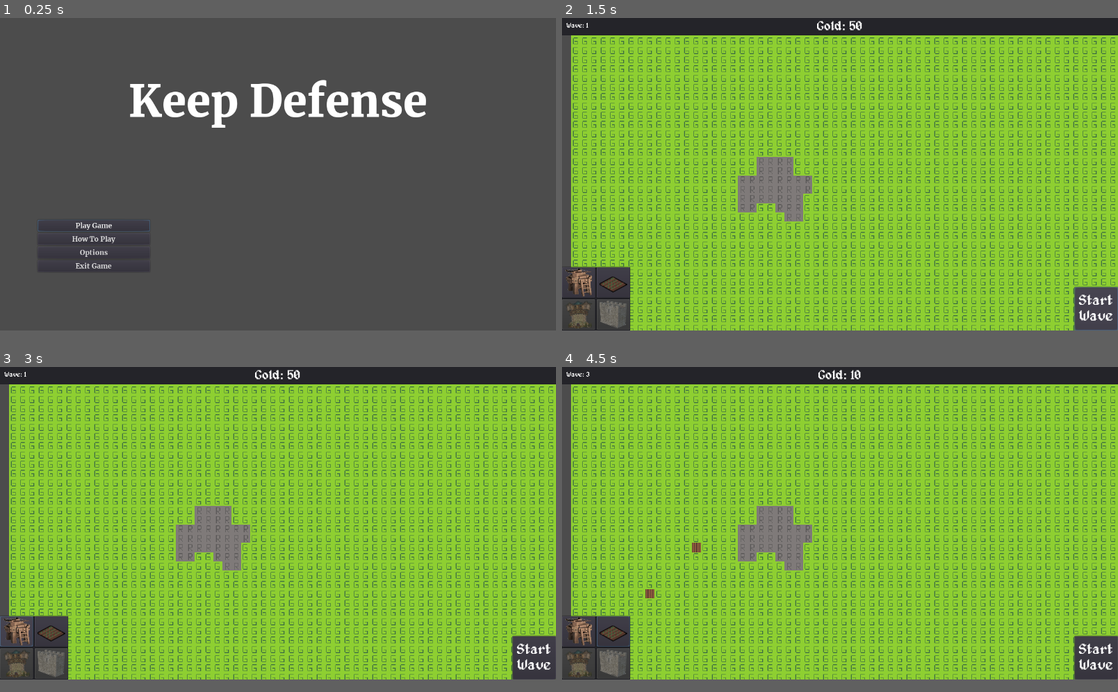
Above: before the commit, frames 1-4 (two rows, left to right).
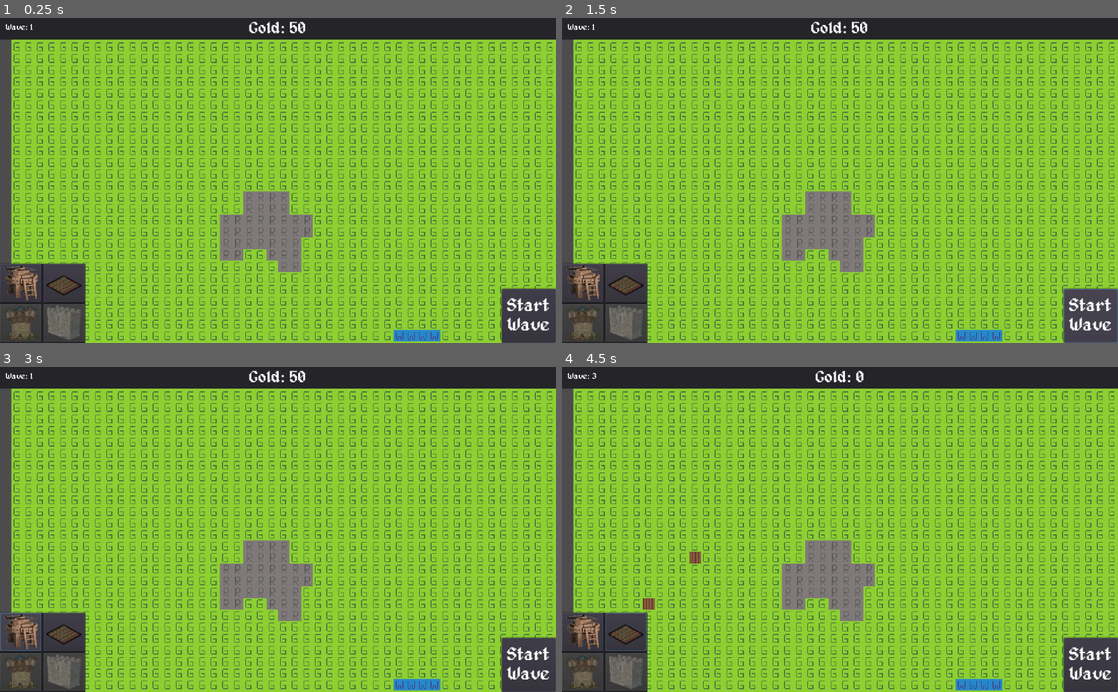
Above: after the commit, the same moments.

Repository: Joshua5437/Game-3
Game: Godot game, scene res://mainScene.tscn
The game is run twice, just before and just after one commit, with the same random seed, the same clock (stepped at 60 frames per second) and the same inputs. Before the commit the project starts from res://mainMenu.tscn.
Inputs (mouse positions are in pixels of both pictures, inside the frame that each line leads up to; where the layout moved, square brackets give the same spot in the first picture):
- Up to frame 1 (0.25 s): no input
- Up to frame 2 (1.5 s): click (656, 226) at 0.5 s, where only the run before the commit has a clickable "Play Game"; click "Start Wave" at 1.25 s
- Up to frame 3 (3 s): click "Start Wave" at 2 s; click (22, 620) [16, 630] at 2.75 s
- Up to frame 4 (4.5 s): click (628, 620) [612, 630] at 3.5 s; drag from (612, 630) to (856, 380) at 4.27 s
In our replay, the window is 800x450 before the commit and 800x468 after it. These sizes can differ from the game's own. Grey fills any space a smaller window leaves; there, only what the larger window draws over its background counts as a difference.

The runs differ from the first frame. In frame 1, 93% of the frame differs, in the area x 0-100%, y 0-100%; in frame 2, 37%; in frame 3, 37%; in frame 4, 37%.

Commit message:
changed to astar pathing

Diff:
--- a/enemies/enemy.gd
+++ b/enemies/enemy.gd
@@ -3,7 +3,7 @@
 const THRESHOLD = 16
 
 # Enemy navigation
-var nav : Navigation2D = null
+var map = null
 var path = []
 
 # Movement
@@ -26,8 +26,9 @@
 	#yield(get_tree(), "idle_frame")
 
 	# Get navigation node for navigation purposes
-	if get_tree().has_group("navigation"):
-		nav = get_tree().get_nodes_in_group("navigation")[0]
+
+	map = get_tree().get_nodes_in_group("Map")[0]
+	print(map)
 
 func _physics_process(delta):
 	# Attacks the tower if the enemy is close
@@ -80,7 +81,8 @@
 		return
 
 	# Get path to the tower
-	path = nav.get_simple_path(global_position, target.global_position, false)
+	print(map)
+	path = map.get_path_to_point(global_position, target.global_position)
 
 # Reduces the health based on amount of hits. Will queue free if
 # health reaches zero
--- a/mainScene.tscn
+++ b/mainScene.tscn
@@ -15,9 +15,7 @@
 wave_spawn_position = NodePath("WaveSpawnPosition")
 wave_spawn_enemy = ExtResource( 5 )
 
-[node name="Navigation" type="Navigation2D" parent="." groups=["navigation"]]
-
-[node name="Map" parent="Navigation" instance=ExtResource( 1 )]
+[node name="Map" parent="." groups=["Map"] instance=ExtResource( 1 )]
 
 [node name="PlayerCamera" type="Camera2D" parent="."]
 current = true
@@ -35,4 +33,4 @@
 
 [node name="mainUI" parent="CanvasLayer" instance=ExtResource( 7 )]
 
-[connection signal="placed_building" from="Navigation/Map" to="." method="_on_Map_placed_building"]
+[connection signal="placed_building" from="Map" to="." method="_on_Map_placed_building"]
--- a/map.tscn
+++ b/map.tscn
@@ -193,7 +193,7 @@
 tile_set = SubResource( 1 )
 cell_size = Vector2( 16, 16 )
 format = 1
-tile_data = PoolIntArray( 0, 0, 0, 1, 0, 0, 2, 0, 0, 3, 0, 0 …(24036 unchanged characters)…  1703967, 0, 0, 1703968, 0, 0, 1703969, 0, 0, 1703970, 0, 0, 1703971, 0, 0, 1703972, 0, 0, 1703973, 0, 0, 1703974, 0, 0, 17039 …(35890 unchanged characters)…
+tile_data = PoolIntArray( 0, 0, 0, 1, 0, 0, 2, 0, 0, 3, 0, 0 …(24036 unchanged characters)…  1703967, 0, 0, 1703968, 0, 0, 1703969, 1, 0, 1703970, 1, 0, 1703971, 1, 0, 1703972, 1, 0, 1703973, 0, 0, 1703974, 0, 0, 17039 …(35890 unchanged characters)…
 
 [node name="Buildings" type="TileMap" parent="."]
 visible = false
--- a/project.godot
+++ b/project.godot
@@ -57,17 +57,8 @@
 [application]
 
 config/name="Game3"
-run/main_scene="res://mainMenu.tscn"
+run/main_scene="res://mainScene.tscn"
 config/icon="res://icon.png"
-
-[display]
-
-window/size/width=1280
-window/size/height=720
-window/size/test_width=1280
-window/size/test_height=720
-window/stretch/mode="viewport"
-window/stretch/aspect="keep"
 
 [physics]
 
--- a/scripts/game.gd
+++ b/scripts/game.gd
@@ -1,6 +1,6 @@
 extends Node2D
 
-onready var map = $Navigation/Map
+onready var map = $Map
 onready var ui = $CanvasLayer/mainUI
 
 # Used to place the towers on the map
--- a/scripts/map.gd
+++ b/scripts/map.gd
@@ -6,7 +6,40 @@
 signal placed_building(building)
 
 const NO_BUILDING = -1
+onready var astar = AStar2D.new()
 
+const MAP_SIZE = 64
+const CENTER_OFFSET = Vector2(8,8)
+
+
+#map weights for the pathfinding
+
+var map_weights = [
+	1, #0 Grass
+	5, #1 Water
+	1, #2 Rock
+	4, #3 Farm
+	1, #4 Wall
+	1, #5 Black
+	1, #6 Enemy
+	1, #7 Base
+	1, #Extra
+	1, #Extra
+
+]
+func _ready():
+	#llop through all tiles to create the path nodes
+	for x in range(MAP_SIZE):
+		for y in range(MAP_SIZE):
+			var tile_weight = map_weights[ground.get_cell(x,y)]
+			astar.add_point(x * MAP_SIZE + y,ground.map_to_world(Vector2(x,y)) + CENTER_OFFSET, tile_weight)
+
+	#connect them together
+	for x in range(MAP_SIZE -1):
+		for y in range(MAP_SIZE -1):
+			astar.connect_points(x*MAP_SIZE+y, (x+1)*MAP_SIZE+y)
+			astar.connect_points(x*MAP_SIZE+y, (x+1)*MAP_SIZE+y+1)
+			astar.connect_points(x*MAP_SIZE+y, (x+1)*MAP_SIZE+y+1)
 # Returns if there is a building on the map
 # world_position: Global position
 func is_building_there(world_position):
@@ -25,12 +58,16 @@
 	# Overwrite the tile with different building tile (to represent the type of building, useful
 	# for saving and loading data if we ever get there)
 	buildings.set_cellv(grid_coord, 1)
-
+	#set points to really high weight if tower is there.
+	#this is because they still need to path to the tower
+	#just disabling them prevents enemies from being able to path close to it
+	#we could also make enemies have a large attack radius to solve this issue, that might be better
+	astar.set_point_weight_scale(grid_coord.x * MAP_SIZE + grid_coord.y, 1000)
 	# Convert into world coord to place our building
 	# Note: Vector is there to offset the placement of the building assuming
 	# if the sprite is actually 16x16 (might need to be dynamic depending on type
 	# of building)
-	var world_coord = ground.map_to_world(grid_coord) + Vector2(8, 8)
+	var world_coord = ground.map_to_world(grid_coord) + CENTER_OFFSET
 
 	# Add building to the world
 	var building_instance = building.instance()
@@ -38,3 +75,8 @@
 	add_child(building_instance)
 
 	emit_signal("placed_building", building_instance)
+
+func get_path_to_point(from: Vector2, to: Vector2):
+	var from_id = astar.get_closest_point(from)
+	var to_id = astar.get_closest_point(to)
+	return astar.get_point_path(from_id, to_id)
